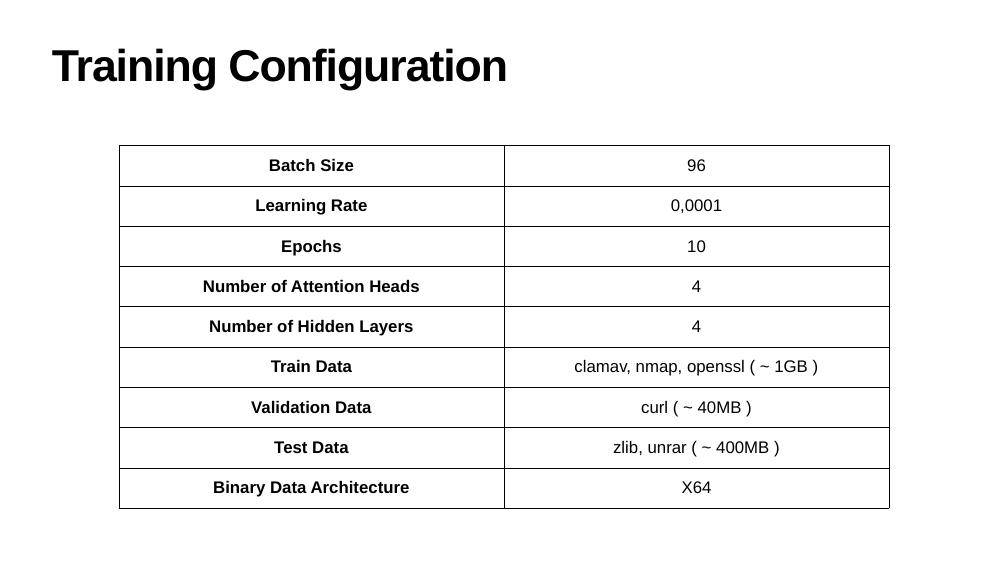
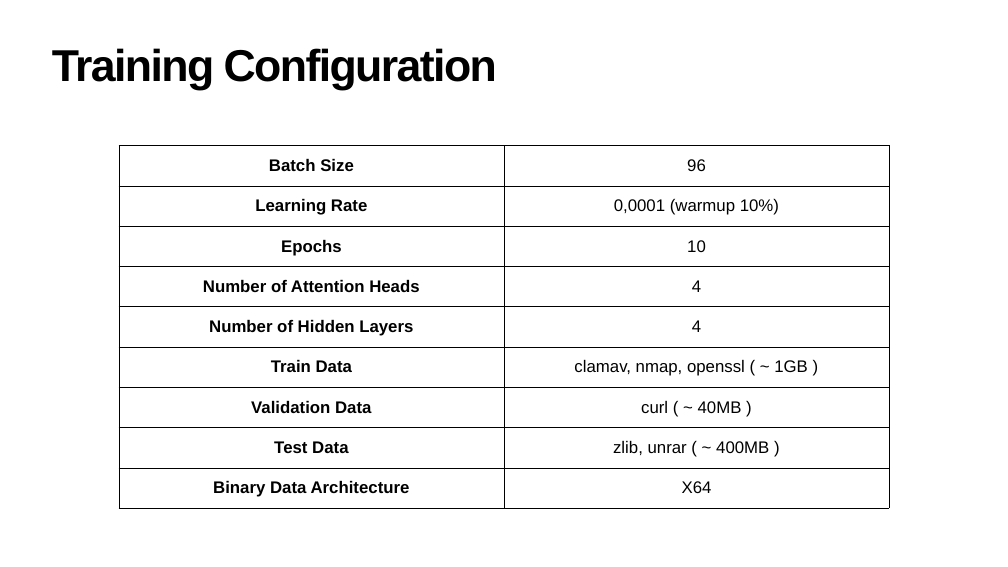
Before and after one commit to julig3ccd/BinAI, a slide deck: slide 13 of presentation/final_presentation.pptx. Drawn at 1008x567 pixels with LibreOffice and Linux fonts; fonts in the diff are those of the drawing. Boxes give left, top, right and bottom in pixels: in the first picture for what was removed or moved away, otherwise in the second. Text is boxed around its words. In the diff, an @@ line names an element or a change of style, - is before the commit and + after.

```diff
--- a/presentation/final_presentation.pptx
+++ b/presentation/final_presentation.pptx
@@ title "Training Configuration" at box(52, 48, 497, 90): letter spacing -2 to -3 pt @@
@@ table at box(119, 146, 889, 508) @@
-row 2, column 2: 0,0001
+row 2, column 2: 0,0001 (warmup 10%)
```
Also in this commit, not shown: 13 other slides changed, 1 slide added.
